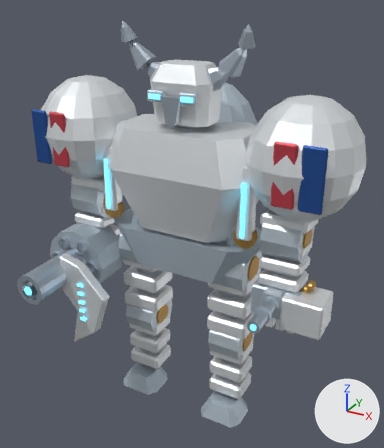
The Blender file out/mech_reference/t01/t01.blend as it was, and as the next commit left it.
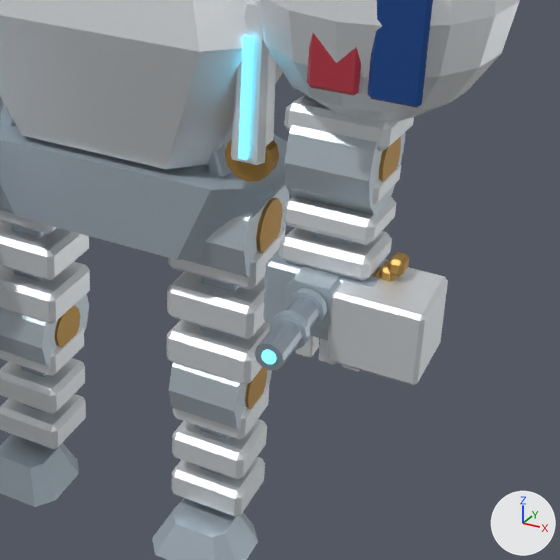
Old and new are each drawn whole from a camera (50 mm lens) standing at (3.71, -6.65, 6.54) and looking at (0.12, -0.11, 3.27) and again close up on the part from 34% to 100% of the width and 37% to 93% of the height. The axes (+X, +Y, +Z) are drawn at lower right. The lights are the same throughout. The last two pictures show the newer version. Both versions are drawn at frame 16 of the action 't01:heavy:gun'; the numbers are the values there.

Objects in the first close-up: 'Articulated armored foot', 'Articulated armored foot.001', 'Giant white ball shoulder.001', 'Left belt feed ammunition box', 'Mechanical joint collar.003', 'Pelvic armored saddle', 'Retractable armor shield emitter', 'Russian blue shoulder band.001', 'Segmented limb armor.011', 'Segmented limb armor.013', 'Segmented limb armor.014', 'Thoracic armor shell' and 43 more.
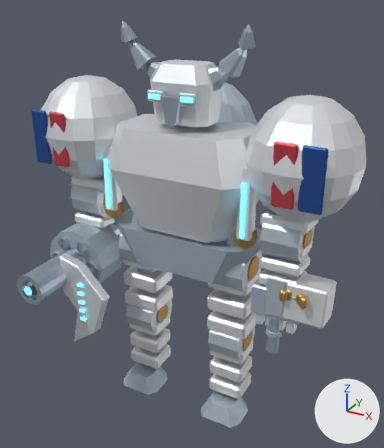
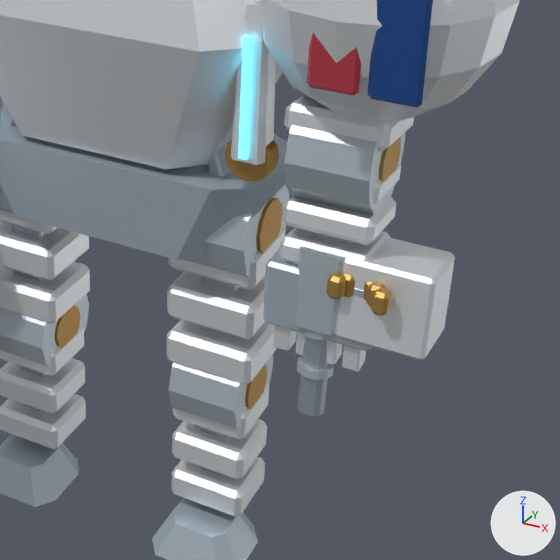
ob_gun is not drawn itself; it is the parent of ob_gun_recoil, ob_left_belt_feed_ammunition_box, ob_machine_gun_feed_belt_link, ob_machine_gun_feed_belt_link_001, ob_machine_gun_feed_belt_link_002, ob_machine_gun_feed_belt_link_003, ob_machine_gun_feed_belt_link_004, ob_machine_gun_feed_belt_link_005.

Location of each change, [x1, y1, x2, y2] in pixels of the close-ups (560 x 560 px):
'Left belt feed ammunition box', turned
    before: [327, 267, 448, 385]
    after: [335, 238, 455, 361]
'Light weapon receiver', turned
    before: [285, 266, 342, 329]
    after: [294, 246, 346, 335]
'Light weapon open bore', turned
    before: [255, 297, 319, 371]
    after: [297, 336, 329, 416]
'Weapon cooling collar.001', turned
    before: [269, 310, 310, 350]
    after: [297, 356, 334, 380]
'Machine gun feed belt link.006', turned
    before: [388, 252, 409, 276]
    after: [371, 288, 392, 316]
'Weapon cooling collar', turned (mostly hidden afterwards)
    before: [287, 288, 327, 327]
    after: [303, 328, 327, 341]
'Machine gun feed belt link', turned (not visible before)
    after: [326, 273, 346, 300]
'Machine gun feed belt link.005', turned
    before: [379, 260, 397, 282]
    after: [366, 282, 387, 307]
'Machine gun feed belt link.001', turned (not visible before)
    after: [343, 274, 355, 298]
'Light muzzle emission', turned (not visible afterwards)
    before: [261, 350, 277, 364]
'Machine gun feed belt link.004', turned
    before: [373, 267, 381, 278]
    after: [363, 281, 372, 301]

The change, as a list of edits to the scene's bpy script:
```text
Change ob_gun:
    ob_gun.rotation_euler: (0.0, 0.0, 0.0) -> (1.47, 0.0, 0.0)  # degrees (0, 0, 0) -> degrees (84, 0, 0)
```
